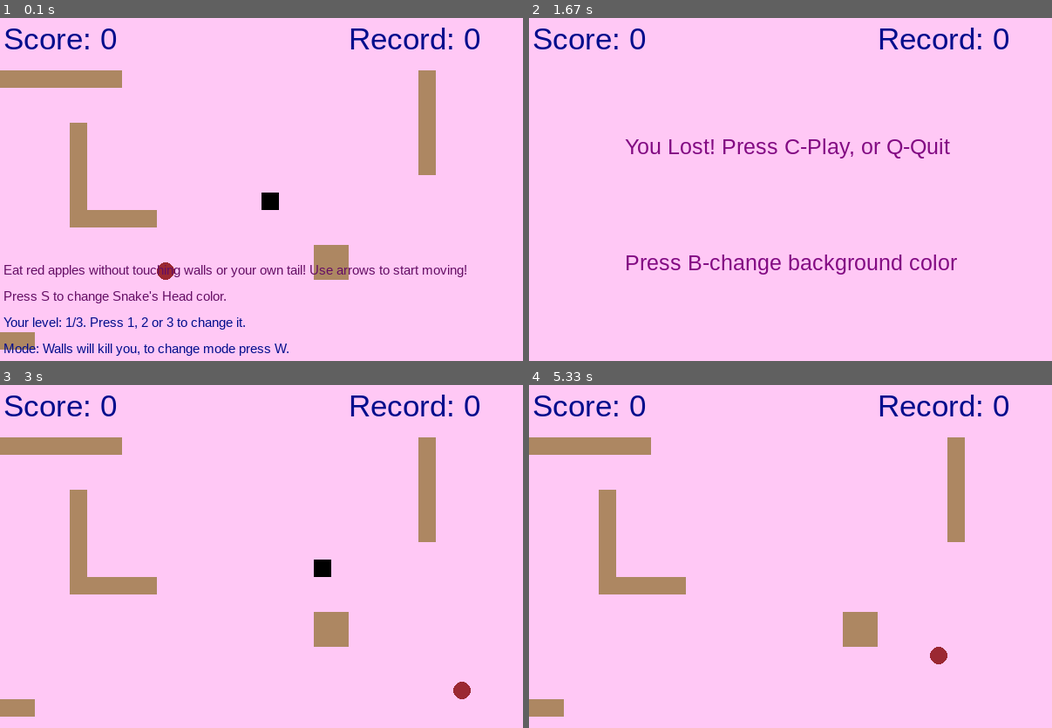
Above: before the commit, frames 1-4 (two rows, left to right).
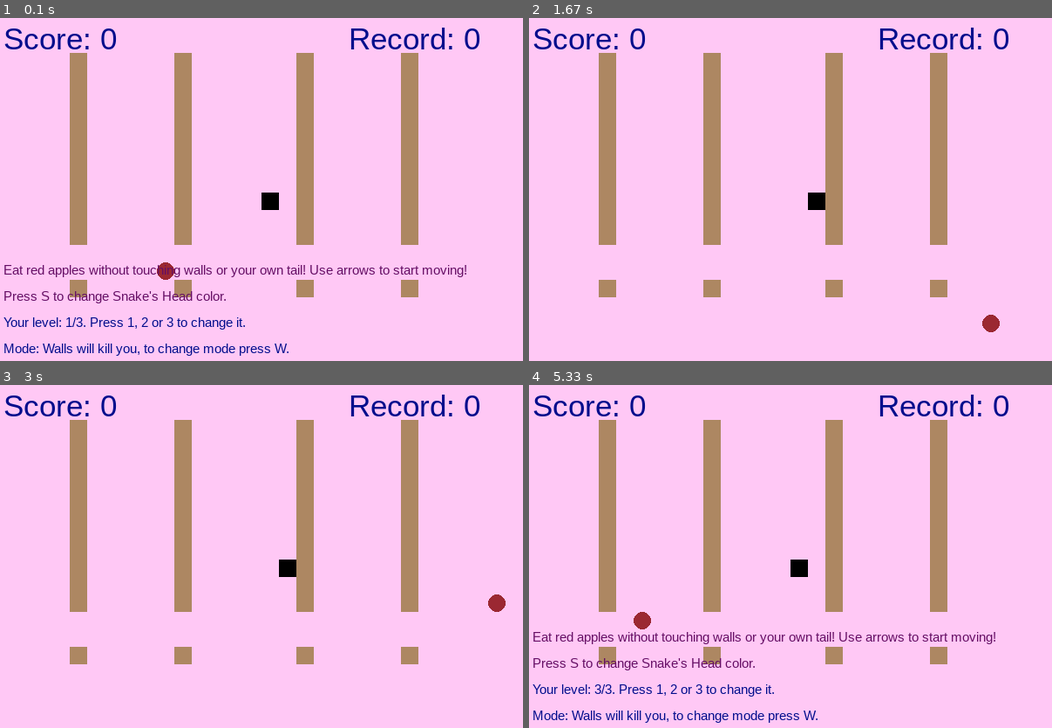
Above: after the commit, the same moments.

Repository: Hikarusl/labka
Game: pygame game, started from snakegame.py
Two runs of this game, one before a commit and one after it. Both use one fixed random seed, a clock stepped at 60 frames per second and the inputs below.
Inputs:
- Up to frame 1 (0.1 s): no input
- Up to frame 2 (1.67 s): hold 3 0.33-0.8 s; hold Right 0.33-0.8 s; tap C at 0.83 s; tap 1 at 1.17 s; hold Right from 1.5 s (still down); tap 2 at 1.65 s
- Up to frame 3 (3 s): release Right at 1.97 s; tap C at 2.48, 2.97 s; hold Right from 2.82 s (still down)
- Up to frame 4 (5.33 s): release Right at 3.28 s; tap C at 3.38, 4.37, 5.12 s; tap 2 at 3.47, 4.8 s; hold Down 3.88-4.18 s; hold S 3.88-4.18 s; tap 3 at 4.03, 5.2 s; hold Left 4.22-4.62 s; hold Up 4.65-5.02 s; hold W 4.65-5.02 s

The runs differ from the first frame. In frame 1, 11% of the frame differs, in the area x 0-84%, y 10-97%; in frame 2, 10%; in frame 3, 11%; in frame 4, 13%, in the area x 0-90%, y 10-99%.

Commit message:
set filesystem, fix borders, fix random borders

Diff:
--- /dev/null
+++ b/constants.py
@@ -0,0 +1,21 @@
+# -*- coding: utf-8 -*-
+"""
+Created on Fri May 20 21:16:35 2022
+
+@author: ksy19
+"""
+
+
+rules_color = (100, 13, 100)
+mode_color = (0, 13, 140)
+food_color = (155, 40, 50)
+gameover_color = (130, 10, 130)
+wall_color = (173, 135, 98)
+
+
+snake_block = 20
+dis_width = 600
+dis_height = 400
+
+gameover_text = "You Lost! Press C-Play, or Q-Quit"
+background_text = "Press B-change background color"
--- /dev/null
+++ b/messages.py
@@ -0,0 +1,48 @@
+# -*- coding: utf-8 -*-
+"""
+Created on Fri May 20 21:30:44 2022
+
+@author: ksy19
+"""
+import pygame
+from constants import mode_color, rules_color, dis_width, dis_height
+
+
+def Your_score(score, dis):
+    score_font = pygame.font.SysFont("bahnschrift", 35)
+    value = score_font.render("Score: " + str(score), True, mode_color)
+    dis.blit(value, [4, 4])
+
+def Your_record(record, dis):
+    record_font = pygame.font.SysFont("bahnschrift", 35)
+    value = record_font.render("Record: " + str(record), True, mode_color)
+    dis.blit(value, [dis_width - 200, 4])
+
+def Your_level(level, dis):
+    rules_font = pygame.font.SysFont("bahnschrift", 15)
+    value = rules_font.render("Your level: " + str(level) + "/3. Press 1, 2 or 3 to change it.", True, (0, 13, 140))
+    dis.blit(value, [4, dis_height - 60])
+
+def Show_rules(dis):
+    rules_font = pygame.font.SysFont("bahnschrift", 15)
+    rules = '''Eat red apples without touching walls or your own tail! Use arrows to start moving!'''
+    value = rules_font.render(rules, True, rules_color)
+    dis.blit(value, [4, dis_height-120])
+    sn_color = "Press S to change Snake's Head color."
+    value = rules_font.render(sn_color, True, rules_color)
+    dis.blit(value, [4, dis_height-90])
+
+def Your_mode(killing, dis):
+    rules_font = pygame.font.SysFont("bahnschrift", 15)
+    if killing:
+        mes = "Mode: Walls will kill you, to change mode press W."
+    else:
+        mes ="Mode: Now you can get throught the walls, to change mode press W."
+    value = rules_font.render(mes, True, mode_color)
+    dis.blit(value, [4, dis_height-30])
+
+# function showing message at the end of game
+def message(msg, color, x_mess, y_mess, dis):
+    font_style = pygame.font.SysFont("bahnschrift", 25)
+    mesg = font_style.render(msg, True, color)
+    dis.blit(mesg, [x_mess, y_mess])
--- a/snakegame.py
+++ b/snakegame.py
@@ -6,74 +6,12 @@
 import random
 import sys
 
-#import pygame
 
-#from caption.caption import Your_score, Your_record, Your_level
 from work_with_borders import crash_border, draw_border, read_border
+from constants import food_color, gameover_color, snake_block
+from constants import dis_width, dis_height, gameover_text, background_text
+from messages import Your_score, Your_level, Your_mode, Your_record, Show_rules, message
 
-
-pygame.init()
-
-#white = (255, 255, 255)
-#yellow = (255, 255, 102)
-#black = (0, 0, 0)
-#red = (213, 50, 80)
-#green = (0, 255, 0)
-#blue = (50, 153, 213)
-
-rules_color = (100, 13, 100)
-mode_color = (0, 13, 140)
-food_color = (155, 40, 50)
-gameover_color = (130, 10, 130)
-
-dis_width = 600
-dis_height = 400
-
-dis = pygame.display.set_mode((dis_width, dis_height))
-pygame.display.set_caption('Snake Game')
-
-clock = pygame.time.Clock()
-
-snake_block = 20
-snake_speed = 10
-
-font_style = pygame.font.SysFont("bahnschrift", 25)
-score_font = pygame.font.SysFont("bahnschrift", 35)
-record_font = pygame.font.SysFont("bahnschrift", 35)
-rules_font = pygame.font.SysFont("bahnschrift", 15)
-
-
-def Your_score(score):
-    value = score_font.render("Score: " + str(score), True, mode_color)
-    dis.blit(value, [4, 4])
-
-
-def Your_record(record):
-    value = record_font.render("Record: " + str(record), True, mode_color)
-    dis.blit(value, [dis_width - 200, 4])
-
-
-def Your_level(level):
-    value = rules_font.render("Your level: " + str(level) + "/3. Press 1, 2 or 3 to change it.", True, (0, 13, 140))
-    dis.blit(value, [4, dis_height - 60])
-
-def Show_rules():
-    rules = '''Eat red apples without touching walls or your own tail! Use arrows to start moving!'''
-    value = rules_font.render(rules, True, rules_color)
-    dis.blit(value, [4, dis_height-120])
-    sn_color = "Press S to change Snake's Head color."
-    value = rules_font.render(sn_color, True, rules_color)
-    dis.blit(value, [4, dis_height-90])
-
-
-
-def Your_mode(killing):
-    if killing:
-        mes = "Mode: Walls will kill you, to change mode press W."
-    else:
-        mes ="Mode: Now you can get throught the walls, to change mode press W."
-    value = rules_font.render(mes, True, mode_color)
-    dis.blit(value, [4, dis_height-30])
 
 #function drawing snakes from gradient blocks
 def our_snake(snake_block, snake_list, snake_color=[0,0,0]):
@@ -89,11 +27,14 @@
         if i2>200: i2 = 200
         if i3>200: i3 = 200
 
-
-# function showing message at the end of game
-def message(msg, color, x_mess, y_mess):
-    mesg = font_style.render(msg, True, color)
-    dis.blit(mesg, [x_mess, y_mess])
+#returns food coordinates checked on not crossing the walls
+def food_coordinates(dis_width, dis_height, snake_block, border):
+    foodx = round(random.randrange(0, dis_width - snake_block) // snake_block) * snake_block
+    foody = round(random.randrange(0, dis_height - snake_block) // snake_block) * snake_block
+    while [foodx//snake_block, foody//snake_block] in border:
+        foodx = round(random.randrange(0, dis_width - snake_block) // snake_block) * snake_block
+        foody = round(random.randrange(0, dis_height - snake_block) // snake_block) * snake_block
+    return foodx, foody
 
 #main function for game
 def gameLoop():
@@ -106,35 +47,26 @@
     game_over = False
     game_close = False
 
-    #border = [[2, 5], [3, 5], [4, 5], [5, 5], [6, 5], [7, 5], [8, 5], [20, 1], [20, 2], [20, 3]]
     border = read_border()
 
     x1 = dis_width / 2
     y1 = dis_height / 2
-
     x1_change = 0
     y1_change = 0
-
     snake_List = []
     Length_of_snake = 1
-
-    foodx = round(random.randrange(0, dis_width - snake_block) // snake_block) * snake_block
-    foody = round(random.randrange(0, dis_height - snake_block) // snake_block) * snake_block
-    while [foodx, foody] in border:
-        foodx = round(random.randrange(0, dis_width - snake_block) // snake_block) * snake_block
-        foody = round(random.randrange(0, dis_height - snake_block) // snake_block) * snake_block
-
+    foodx, foody = food_coordinates(dis_width, dis_height, snake_block, border)
 
     while not game_over:
 
         while game_close == True:
             dis.fill(bg_color)
-            message("You Lost! Press C-Play, or Q-Quit", gameover_color, dis_width/6+10, dis_height/3)
-            message("Press B-change background color", gameover_color, dis_width/5-10, dis_height/3*2)
-            Your_score(Length_of_snake - 1)
+            message(gameover_text, gameover_color, dis_width/6+10, dis_height/3, dis)
+            message(background_text, gameover_color, dis_width/5-10, dis_height/3*2, dis)
+            Your_score(Length_of_snake - 1, dis)
             if Length_of_snake - 1 > record:
                 record = Length_of_snake - 1
-            Your_record(record)
+            Your_record(record, dis)
             pygame.display.update()
 
             for event in pygame.event.get():
@@ -170,16 +102,16 @@
                 elif x1_change == 0 and y1_change == 0:
                     if event.key == pygame.K_1:
                         level = 1
-                        Your_level(level)
+                        Your_level(level, dis)
                     elif event.key == pygame.K_2:
                         level = 2
-                        Your_level(level)
+                        Your_level(level, dis)
                     elif event.key == pygame.K_3:
                         level = 3
-                        Your_level(level)
+                        Your_level(level, dis)
                     elif event.key==pygame.K_w:
                         killing_walls = not killing_walls
-                        Your_mode(killing_walls)
+                        Your_mode(killing_walls, dis)
                     elif event.key==pygame.K_s:
                         snake_color = [random.randint(0, 100), random.randint(0, 100), random.randint(0, 100)]
                         our_snake(snake_block, snake_List, snake_color)
@@ -190,7 +122,7 @@
         y1 += y1_change
 
         # bounds check
-        if crash_border(x1, y1, border):
+        if crash_border(x1, y1, border) and killing_walls:
             game_close = True
         elif (x1 >= dis_width or x1 < 0 or y1 >= dis_height or y1 < 0) and killing_walls:
             game_close = True
@@ -214,19 +146,18 @@
                 game_close = True
 
         our_snake(snake_block, snake_List, snake_color)
-        Your_score(Length_of_snake - 1)
-        Your_record(record)
+        Your_score(Length_of_snake - 1, dis)
+        Your_record(record, dis)
 
         if x1_change == 0 and y1_change == 0:
-            Show_rules()
-            Your_level(level)
-            Your_mode(killing_walls)
+            Show_rules(dis)
+            Your_level(level, dis)
+            Your_mode(killing_walls, dis)
 
         pygame.display.update()
 
         if x1 == foodx and y1 == foody:
-            foodx = round(random.randrange(0, dis_width - snake_block) / snake_block) * snake_block
-            foody = round(random.randrange(0, dis_height - snake_block) / snake_block) * snake_block
+            foodx, foody = food_coordinates(dis_width, dis_height, snake_block, border)
             Length_of_snake += 1
             snake_speed += 0.25
 
@@ -234,6 +165,12 @@
 
     pygame.quit()
     sys.exit()
+
+
+pygame.init()
+dis = pygame.display.set_mode((dis_width, dis_height))
+pygame.display.set_caption('Snake Game')
+clock = pygame.time.Clock()
 
 #initial parameters for global vars
 bg_color = (255, 200, 245)
--- a/varr1.py
+++ /dev/null
@@ -1,191 +0,0 @@
-import math
-import random
-import pygame
-import random
-import tkinter as tk
-from tkinter import messagebox
-
-width = 500
-height = 500
-
-cols = 25
-rows = 20
-
-
-class cube():
-    rows = 20
-    w = 500
-
-    def __init__(self, start, dirnx=1, dirny=0, color=(255, 0, 0)):
-        self.pos = start
-        self.dirnx = dirnx
-        self.dirny = dirny  # "L", "R", "U", "D"
-        self.color = color
-
-    def move(self, dirnx, dirny):
-        self.dirnx = dirnx
-        self.dirny = dirny
-        self.pos = (self.pos[0] + self.dirnx, self.pos[1] + self.dirny)
-
-    def draw(self, surface, eyes=False):
-        dis = self.w // self.rows
-        i = self.pos[0]
-        j = self.pos[1]
-
-        pygame.draw.rect(surface, self.color, (i * dis + 1, j * dis + 1, dis - 2, dis - 2))
-        if eyes:
-            centre = dis // 2
-            radius = 3
-            circleMiddle = (i * dis + centre - radius, j * dis + 8)
-            circleMiddle2 = (i * dis + dis - radius * 2, j * dis + 8)
-            pygame.draw.circle(surface, (0, 0, 0), circleMiddle, radius)
-            pygame.draw.circle(surface, (0, 0, 0), circleMiddle2, radius)
-
-
-class snake():
-    body = []
-    turns = {}
-
-    def __init__(self, color, pos):
-        # pos is given as coordinates on the grid ex (1,5)
-        self.color = color
-        self.head = cube(pos)
-        self.body.append(self.head)
-        self.dirnx = 0
-        self.dirny = 1
-
-    def move(self):
-        for event in pygame.event.get():
-            if event.type == pygame.QUIT:
-                pygame.quit()
-            keys = pygame.key.get_pressed()
-
-            for key in keys:
-                if keys[pygame.K_LEFT]:
-                    self.dirnx = -1
-                    self.dirny = 0
-                    self.turns[self.head.pos[:]] = [self.dirnx, self.dirny]
-                elif keys[pygame.K_RIGHT]:
-                    self.dirnx = 1
-                    self.dirny = 0
-                    self.turns[self.head.pos[:]] = [self.dirnx, self.dirny]
-                elif keys[pygame.K_UP]:
-                    self.dirny = -1
-                    self.dirnx = 0
-                    self.turns[self.head.pos[:]] = [self.dirnx, self.dirny]
-                elif keys[pygame.K_DOWN]:
-                    self.dirny = 1
-                    self.dirnx = 0
-                    self.turns[self.head.pos[:]] = [self.dirnx, self.dirny]
-
-        for i, c in enumerate(self.body):
-            p = c.pos[:]
-            if p in self.turns:
-                turn = self.turns[p]
-                c.move(turn[0], turn[1])
-                if i == len(self.body) - 1:
-                    self.turns.pop(p)
-            else:
-                c.move(c.dirnx, c.dirny)
-
-    def reset(self, pos):
-        self.head = cube(pos)
-        self.body = []
-        self.body.append(self.head)
-        self.turns = {}
-        self.dirnx = 0
-        self.dirny = 1
-
-    def addCube(self):
-        tail = self.body[-1]
-        dx, dy = tail.dirnx, tail.dirny
-
-        if dx == 1 and dy == 0:
-            self.body.append(cube((tail.pos[0] - 1, tail.pos[1])))
-        elif dx == -1 and dy == 0:
-            self.body.append(cube((tail.pos[0] + 1, tail.pos[1])))
-        elif dx == 0 and dy == 1:
-            self.body.append(cube((tail.pos[0], tail.pos[1] - 1)))
-        elif dx == 0 and dy == -1:
-            self.body.append(cube((tail.pos[0], tail.pos[1] + 1)))
-
-        self.body[-1].dirnx = dx
-        self.body[-1].dirny = dy
-
-    def draw(self, surface):
-        for i, c in enumerate(self.body):
-            if i == 0:
-                c.draw(surface, True)
-            else:
-                c.draw(surface)
-
-
-def redrawWindow():
-    global win
-    win.fill((0, 0, 0))
-    drawGrid(width, rows, win)
-    s.draw(win)
-    snack.draw(win)
-    pygame.display.update()
-    pass
-
-
-def drawGrid(w, rows, surface):
-    sizeBtwn = w // rows
-
-    x = 0
-    y = 0
-    for l in range(rows):
-        x = x + sizeBtwn
-        y = y + sizeBtwn
-
-        pygame.draw.line(surface, (255, 255, 255), (x, 0), (x, w))
-        pygame.draw.line(surface, (255, 255, 255), (0, y), (w, y))
-
-
-def randomSnack(rows, item):
-    positions = item.body
-
-    while True:
-        x = random.randrange(1, rows - 1)
-        y = random.randrange(1, rows - 1)
-        if len(list(filter(lambda z: z.pos == (x, y), positions))) > 0:
-            continue
-        else:
-            break
-
-    return (x, y)
-
-
-def main():
-    global s, snack, win
-    win = pygame.display.set_mode((width, height))
-    s = snake((255, 0, 0), (10, 10))
-    s.addCube()
-    snack = cube(randomSnack(rows, s), color=(0, 255, 0))
-    flag = True
-    clock = pygame.time.Clock()
-
-    while flag:
-        pygame.time.delay(50)
-        clock.tick(10)
-        s.move()
-        headPos = s.head.pos
-        if headPos[0] >= 20 or headPos[0] < 0 or headPos[1] >= 20 or headPos[1] < 0:
-            print("Score:", len(s.body))
-            s.reset((10, 10))
-
-        if s.body[0].pos == snack.pos:
-            s.addCube()
-            snack = cube(randomSnack(rows, s), color=(0, 255, 0))
-
-        for x in range(len(s.body)):
-            if s.body[x].pos in list(map(lambda z: z.pos, s.body[x + 1:])):
-                print("Score:", len(s.body))
-                s.reset((10, 10))
-                break
-
-        redrawWindow()
-
-
-main()
--- a/work_with_borders.py
+++ b/work_with_borders.py
@@ -1,10 +1,10 @@
-
 import pygame
 import random
+from constants import snake_block, wall_color
 
 def crash_border(x1, y1, border):
-    x_cell = int(x1//20)
-    y_cell = int(y1//20)
+    x_cell = int(x1//snake_block)
+    y_cell = int(y1//snake_block)
     if [x_cell, y_cell] in border:
         return True
     else:
@@ -12,17 +12,17 @@
 
 def draw_border(border, dis):
     for i in border:
-        pygame.draw.rect(dis, (173, 135, 98), [(i[0]-1)*20, (i[1]-1)*20, 20, 20])
+        pygame.draw.rect(dis, wall_color, [(i[0])*snake_block, (i[1])*snake_block, snake_block, snake_block])
 
 def read_border():
     b = []
-    #x = random.randint(1, 3)
-    #s = 'borders/'  + str(x) + '.txt'
-    with open('borders/1.txt') as f:
-        c = f.readline()
+    x = random.randint(1, 3)
+    s = 'borders/'  + str(x) + '.txt'
+    with open(s) as f:
+        f.readline()
         for line in f:
             if line != '\ufeff':
                 a = line.split()
-                a = [int(a[0]), int(a[1])]
+                a = [int(a[0])-1, int(a[1])-1]
                 b.append(a)
     return b
Binary file removed: borders/тигр3.jpg
Binary file removed: resources/background.jpg
Binary file removed: resources/block.png
Not shown, added: .gitignore
